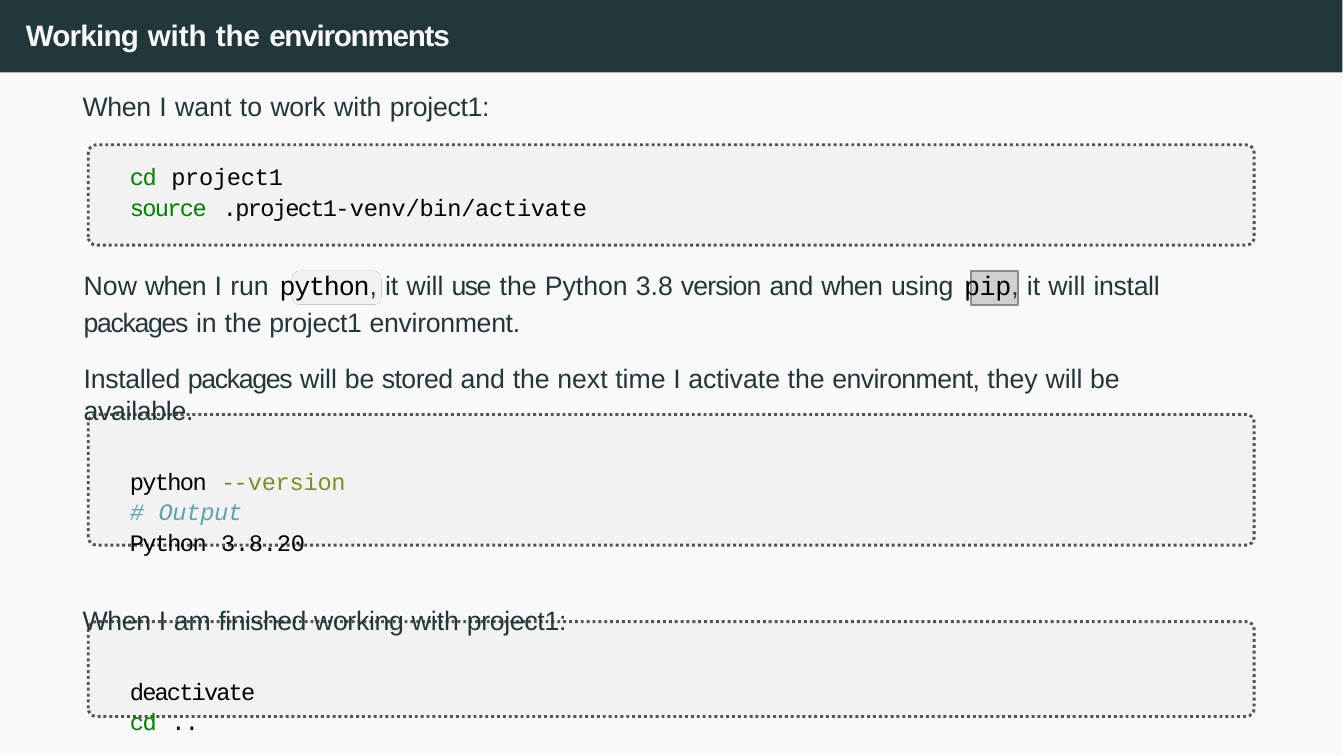
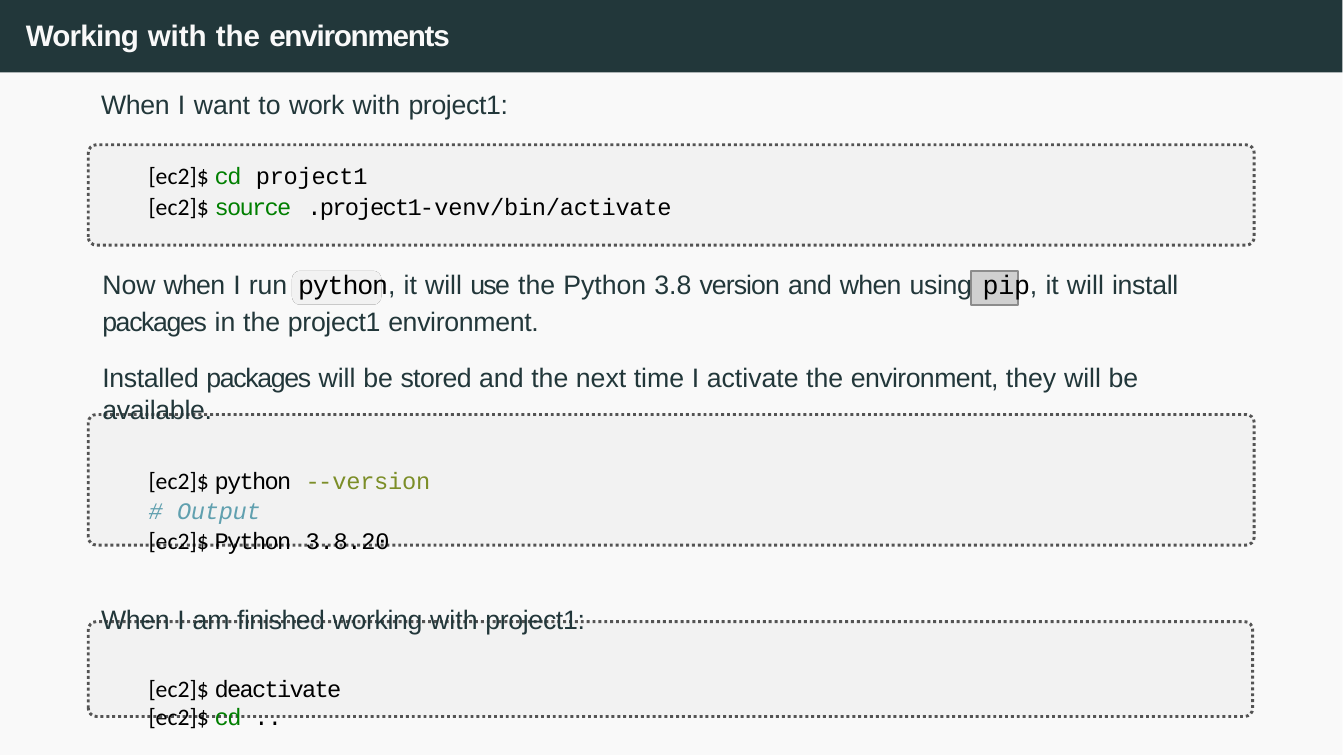
Before and after one commit to joanpaucm/HPDCB, a slide deck: slide 41 of src/slides/Session 3 - Introduction to AWS + EC2-2026.pptx. Drawn at 1344x756 pixels with LibreOffice and Linux fonts; fonts in the diff are those of the drawing; grey boxes stand for pictures. Boxes give left, top, right and bottom in pixels: in the first picture for what was removed or moved away, otherwise in the second. Text is boxed around its words. In the diff, an @@ line names an element or a change of style, - is before the commit and + after.

```diff
--- a/src/slides/Session 3 - Introduction to AWS + EC2-2026.pptx
+++ b/src/slides/Session 3 - Introduction to AWS + EC2-2026.pptx
@@ text "When I want to work ...": place and size @@
-text "When I want to work ..." at [83,96,1160,701]
+text "When I want to work ..." at [101,94,1178,701]
@@ text at [149,167,671,220]: text changed @@
-cd project1
-source .project1-venv/bin/activate
+[ec2]$ cd project1
+[ec2]$ source .project1-venv/bin/activate
@@ text at [149,472,431,494]: text changed; text colour #7C8E28 to #000000 @@
-python --version
+[ec2]$ python --version
@@ text at [149,532,390,554]: text changed @@
-Python 3.8.20
+[ec2]$ Python 3.8.20
@@ freeform shape at [87,622,1252,718]: outline redrawn @@
@@ freeform shape at [87,622,1250,718]: outline redrawn @@
@@ text at [149,680,342,701]: text changed @@
-deactivate cd ..
+[ec2]$ deactivate
+[ec2]$ cd ..
```
Also in this commit, not shown: 14 other slides changed, 3 other files.
